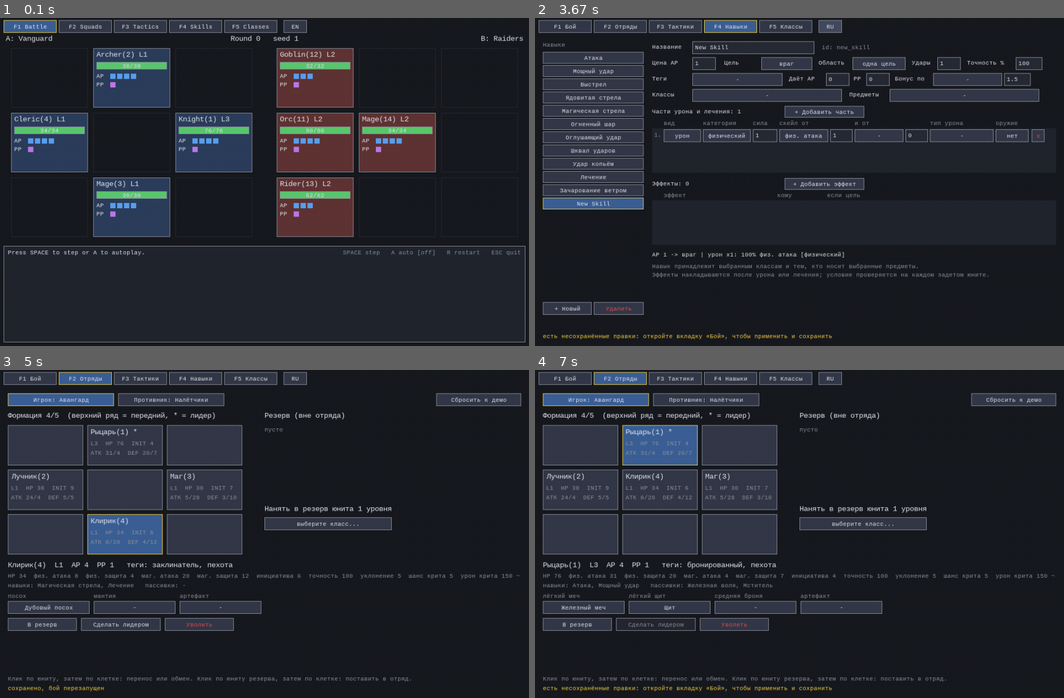
Above: before the commit, frames 1-4 (two rows, left to right).
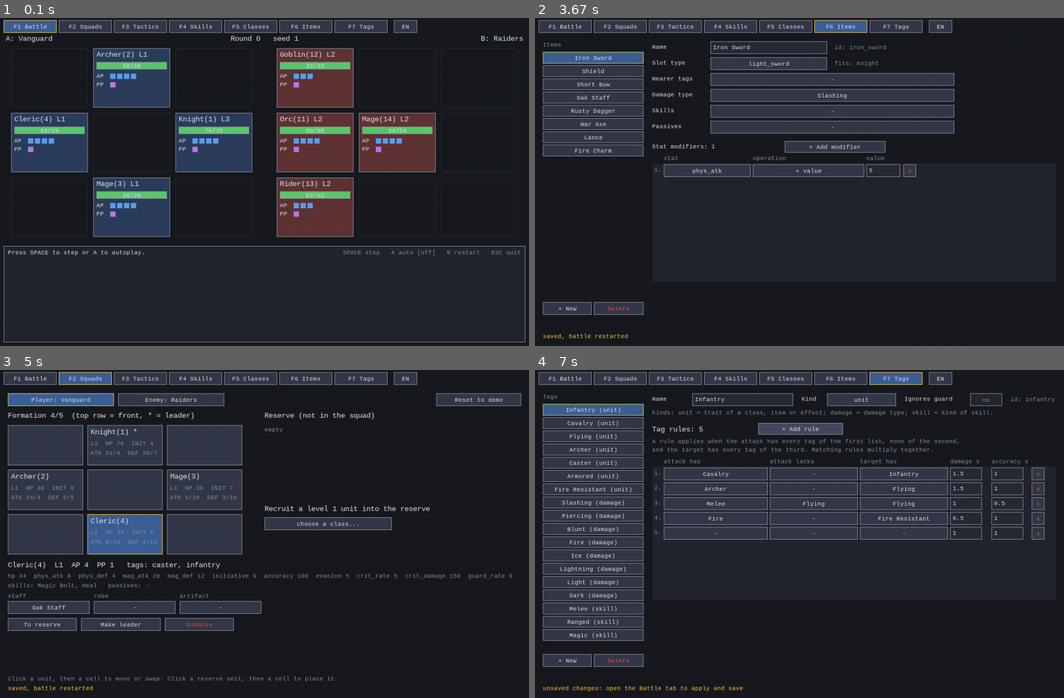
Above: after the commit, the same moments.

Repository: ler1223/MYUO
Game: pygame game, started from demo_pygame.py
The game is run twice, just before and just after one commit, with the same random seed, the same clock (stepped at 60 frames per second) and the same inputs.
Inputs (mouse positions are in pixels of both pictures, inside the frame that each line leads up to):
- Up to frame 1 (0.1 s): no input
- Up to frame 2 (3.67 s): tap Space at 0.33, 1.73, 2.03 s; click "F3 Tactics" at 0.72 s; click "F4 Skills" at 1.05 s; click "single" at 1.38 s; click (804, 218) at 2.27 s; click "+ New" at 2.6 s; click (714, 73) at 2.93 s; click (937, 152) at 3.27 s; click (841, 27) at 3.6 s, where only the run after the commit has a clickable "F6 Items"
- Up to frame 3 (5 s): click (31, 661) at 3.93 s, where only the run after the commit has a clickable "+ New"; click (100, 422) at 4.27 s; click (84, 379) at 4.6 s, where only the run after the commit has a clickable "F2 Squads"; click (111, 514) at 4.93 s
- Up to frame 4 (7 s): click (683, 507) at 5.27 s; click (635, 655) at 5.6 s; click (894, 379) at 5.93 s, where only the run after the commit has a clickable "F7 Tags"; click (746, 520) at 6.27 s; click (672, 448) at 6.6 s; click (799, 429) at 6.93 s, where only the run after the commit has a clickable "+ Add rule"

The runs differ from the first frame. In frame 1, 0.9% of the frame differs, in the area x 52-79%, y 0-5%; in frame 2, 19%; in frame 3, 3.7%; in frame 4, 31%, in the area x 1-99%, y 0-99%.

Commit message:
Window: equipment editor, tag and rule editor; feature list updated
- Item editor: slot type, stat modifiers, wearer tags, weapon damage type,
  granted skills and passives; create and delete items.
- Tag editor: tags of three kinds, the unblockable flag for damage types and
  the table of tag rules (damage and accuracy multipliers).
- Dropdown search ranks exact and prefix matches first.
- FEATURES.md rewritten for the new stats, formulas, tags and editors.

Co-Authored-By: Claude Opus 5.5 <noreply@anthropic.com>

Diff:
--- a/data/lang/ru.json
+++ b/data/lang/ru.json
@@ -267,5 +267,28 @@
   "Equipment slots: {n}": "Слоты снаряжения: {n}",
   "+ add slot...": "+ добавить слот...",
   "(remove slot)": "(убрать слот)",
-  "Default tactics (given to new units of the class)": "Тактики по умолчанию (их получают новые юниты класса)"
+  "Default tactics (given to new units of the class)": "Тактики по умолчанию (их получают новые юниты класса)",
+  "Slot type": "Тип слота",
+  "fits": "подходит",
+  "Wearer tags": "Теги носителю",
+  "Damage type": "Тип урона",
+  "Stat modifiers: {n}": "Модификаторы статов: {n}",
+  "+ Add modifier": "+ Добавить модификатор",
+  "operation": "операция",
+  "value": "значение",
+  "+ value": "+ число",
+  "+ share (0.2 = +20%)": "+ доля (0.2 = +20%)",
+  "x multiplier": "x множитель",
+  "Kind": "Вид",
+  "Ignores guard": "Мимо блока",
+  "Kinds: unit = trait of a class, item or effect; damage = damage type; skill = kind of skill.": "Виды: юнит = особенность класса, предмета или эффекта; урон = тип урона; навык = вид навыка.",
+  "Tag rules: {n}": "Правила тегов: {n}",
+  "A rule applies when the attack has every tag of the first list, none of the second,": "Правило срабатывает, когда у атаки есть все теги из первого списка, нет ни одного из второго,",
+  "and the target has every tag of the third. Matching rules multiply together.": "а у цели есть все теги из третьего. Совпавшие правила перемножаются.",
+  "attack has": "у атаки есть",
+  "attack lacks": "у атаки нет",
+  "target has": "у цели есть",
+  "damage x": "урон x",
+  "accuracy x": "точность x",
+  "unit": "юнит"
 }
--- a/demo_pygame.py
+++ b/demo_pygame.py
@@ -25,6 +25,7 @@
 from game.unit import Unit
 from pygame_data_editors import ClassEditor
 from pygame_editors import SkillEditor, SquadEditor, TacticsEditor
+from pygame_item_editors import ItemEditor, TagEditor
 from pygame_ui import BG, DIM, GREEN, HEIGHT, PANEL, RED, SLOT, TEXT, UI, WIDTH, YELLOW, fit, load_fonts
 
 FPS = 60
@@ -123,6 +124,8 @@
             ("Tactics", TacticsEditor()),
             ("Skills", SkillEditor()),
             ("Classes", ClassEditor()),
+            ("Items", ItemEditor()),
+            ("Tags", TagEditor()),
         ]
 
     def _load_setup(self, lang: Optional[str]) -> Scenario:
--- /dev/null
+++ b/pygame_item_editors.py
@@ -0,0 +1,212 @@
+"""Экраны редакторов справочника: снаряжение, теги и правила их взаимодействия."""
+from __future__ import annotations
+
+import copy
+from typing import Optional
+
+import pygame
+
+from game.definitions import CATEGORIES
+from game.editing import new_item_data, new_rule_data, new_tag_data
+from game.stats import ModOp, Stat
+from game.tags import TAG_DAMAGE, TAG_KINDS, TAG_UNIT
+from pygame_data_editors import list_buttons
+from pygame_editors import FORM_X, ROW_H, TOP, EditorHost, apply, entity_list, named, plain, tag_options
+from pygame_ui import DIM, PANEL, RED, UI, WIDTH
+
+MODIFIER_ROWS = 8
+RULE_ROWS = 9
+# Подписи операций модификатора: FLAT прибавляет число, PERCENT_ADD долю (0.2 = +20%), PERCENT_MULT умножает.
+OP_LABELS = {ModOp.FLAT: "+ value", ModOp.PERCENT_ADD: "+ share (0.2 = +20%)", ModOp.PERCENT_MULT: "x multiplier"}
+
+
+class ItemEditor:
+    """Предмет: слот, модификаторы статов, теги носителю, тип урона оружия, навыки и пассивки."""
+
+    def __init__(self) -> None:
+        self.item_id: Optional[str] = None
+
+    def draw(self, ui: UI, app: EditorHost) -> None:
+        db = app.db
+        if self.item_id not in db.items:
+            self.item_id = next(iter(db.items), None)
+        if self.item_id is not None:
+            self._draw_form(ui, app, self.item_id)
+        ui.text(ui.t("Items"), 16, TOP, DIM, "small")
+        clicked = entity_list(ui, "items", named(ui, db.items.values()), self.item_id, TOP + 20, 18)
+        if clicked is not None:
+            self.item_id = clicked
+        new, delete = list_buttons(ui, self.item_id is not None)
+        if new:
+            self.item_id = db.create("items", "New Item", new_item_data(db))
+            app.data_changed()
+        elif delete:
+            db.delete("items", self.item_id)  # с юнитов предмет снимется сам
+            app.data_changed()
+
+    def _draw_form(self, ui: UI, app: EditorHost, item_id: str) -> None:
+        t, db, x = ui.t, app.db, FORM_X
+        data = db.items[item_id].to_dict()
+        new = copy.deepcopy(data)
+        key = ("item", item_id)
+
+        ui.text(t("Name"), x, TOP + 4, font="small")
+        name = ui.text_input((key, "name"), pygame.Rect(x + 110, TOP, 220, 24), data["name"])
+        if name:
+            new["name"] = name
+        ui.text(f"id: {item_id}", x + 344, TOP + 5, DIM, "small")
+
+        ui.text(t("Slot type"), x, TOP + 34, font="small")
+        picked = ui.dropdown((key, "slot"), pygame.Rect(x + 110, TOP + 30, 220, 24), plain(ui, db.slot_types), data["slot"])
+        if picked is not None:
+            new["slot"] = picked
+        wearers = [t(u.name) for u in db.units.values() if data["slot"] in u.slots]
+        ui.text(f"{t('fits')}: {', '.join(wearers) or '-'}", x + 344, TOP + 35, DIM, "small", WIDTH - x - 360)
+
+        lists = (
+            ("tags", "Wearer tags", tag_options(ui, db, TAG_UNIT)),
+            ("damage_tags", "Damage type", tag_options(ui, db, TAG_DAMAGE)),
+            ("skills", "Skills", named(ui, db.skills.values())),
+            ("passives", "Passives", named(ui, db.passives.values())),
+        )
+        for row, (field, label, choices) in enumerate(lists):
+            ry = TOP + 60 + row * 30
+            ui.text(t(label), x, ry + 4, font="small")
+            picked = ui.multiselect((key, field), pygame.Rect(x + 110, ry, 460, 24), choices, data[field])
+            if picked is not None:
+                new[field] = picked
+
+        # Модификаторы статов
+        y = TOP + 60 + len(lists) * 30 + 8
+        modifiers = data["modifiers"]
+        ui.text(t("Stat modifiers: {n}", n=len(modifiers)), x, y + 4, font="small")
+        if ui.button(t("+ Add modifier"), pygame.Rect(x + 250, y, 190, 22)):
+            new["modifiers"] = modifiers + [{"stat": Stat.PHYS_ATK.value, "op": ModOp.FLAT.value, "value": 1}]
+        for label, offset in (("stat", 22), ("operation", 190), ("value", 404)):
+            ui.text(t(label), x + offset, y + 26, DIM, "small")
+        y += 44
+        area = pygame.Rect(x, y - 2, WIDTH - x - 16, MODIFIER_ROWS * ROW_H)
+        pygame.draw.rect(ui.screen, PANEL, area)
+        offset = ui.scroll((key, "modifiers"), area, len(modifiers), MODIFIER_ROWS)
+        stat_choices = plain(ui, (s.value for s in Stat))
+        op_choices = [(op.value, t(label)) for op, label in OP_LABELS.items()]
+        for row, index in enumerate(range(offset, min(len(modifiers), offset + MODIFIER_ROWS))):
+            mod = modifiers[index]
+            edited = dict(mod)
+            ry, mkey = y + row * ROW_H, (key, "mod", index)
+            ui.text(f"{index + 1}.", x + 4, ry + 4, DIM, "small")
+            picked = ui.dropdown((mkey, "stat"), pygame.Rect(x + 22, ry, 164, 24), stat_choices, mod["stat"])
+            if picked is not None:
+                edited["stat"] = picked
+            picked = ui.dropdown((mkey, "op"), pygame.Rect(x + 190, ry, 210, 24), op_choices, mod["op"])
+            if picked is not None:
+                edited["op"] = picked
+            value = ui.number_input((mkey, "value"), pygame.Rect(x + 404, ry, 64, 24), mod["value"], -9999, 9999, False)
+            if value is not None:
+                edited["value"] = value
+            if ui.button("x", pygame.Rect(x + 474, ry, 24, 24), color=RED):
+                new["modifiers"] = modifiers[:index] + modifiers[index + 1:]
+            elif edited != mod:
+                new["modifiers"] = modifiers[:index] + [edited] + modifiers[index + 1:]
+
+        if new != data:
+            apply(app, "items", item_id, new)
+
+
+class TagEditor:
+    """Теги и таблица правил: какие теги атаки по каким тегам цели меняют урон и точность."""
+
+    def __init__(self) -> None:
+        self.tag_id: Optional[str] = None
+
+    def draw(self, ui: UI, app: EditorHost) -> None:
+        t, db = ui.t, app.db
+        if self.tag_id not in db.tags:
+            self.tag_id = next(iter(db.tags), None)
+        if self.tag_id is not None:
+            self._draw_tag(ui, app, self.tag_id)
+        self._draw_rules(ui, app)
+        ui.text(t("Tags"), 16, TOP, DIM, "small")
+        entries = [(tag.id, f"{t(tag.name)} ({t(tag.kind)})") for tag in db.tags.values()]
+        clicked = entity_list(ui, "tags", entries, self.tag_id, TOP + 20, 18)
+        if clicked is not None:
+            self.tag_id = clicked
+        new, delete = list_buttons(ui, self.tag_id is not None)
+        if new:
+            self.tag_id = db.create("tags", "New Tag", new_tag_data())
+            app.data_changed()
+        elif delete:
+            db.delete("tags", self.tag_id)  # тег уходит из классов, предметов, навыков и правил
+            app.data_changed()
+
+    def _draw_tag(self, ui: UI, app: EditorHost, tag_id: str) -> None:
+        t, db, x = ui.t, app.db, FORM_X
+        data = db.tags[tag_id].to_dict()
+        new = dict(data)
+        key = ("tag", tag_id)
+        ui.text(t("Name"), x, TOP + 4, font="small")
+        name = ui.text_input((key, "name"), pygame.Rect(x + 76, TOP, 190, 24), data["name"])
+        if name:
+            new["name"] = name
+        ui.text(t("Kind"), x + 282, TOP + 4, font="small")
+        picked = ui.dropdown((key, "kind"), pygame.Rect(x + 330, TOP, 130, 24), plain(ui, TAG_KINDS), data["kind"])
+        if picked is not None:
+            new["kind"] = picked
+        is_damage = data["kind"] == TAG_DAMAGE
+        ui.text(t("Ignores guard"), x + 476, TOP + 4, font="small")
+        if ui.button(t("yes") if data["unblockable"] else t("no"), pygame.Rect(x + 600, TOP, 60, 24),
+                     data["unblockable"], enabled=is_damage):
+            new["unblockable"] = not data["unblockable"]
+        ui.text(f"id: {tag_id}", x + 676, TOP + 5, DIM, "small")
+        ui.text(t("Kinds: unit = trait of a class, item or effect; damage = damage type; skill = kind of skill."),
+                x, TOP + 30, DIM, "small")
+        if new != data:
+            apply(app, "tags", tag_id, new)
+
+    def _draw_rules(self, ui: UI, app: EditorHost) -> None:
+        t, db, x = ui.t, app.db, FORM_X
+        y = TOP + 56
+        rules = [rule.to_dict() for rule in db.rules]
+        new_rules = None
+        ui.text(t("Tag rules: {n}", n=len(rules)), x, y + 4)
+        if ui.button(t("+ Add rule"), pygame.Rect(x + 200, y, 160, 22)):
+            new_rules = rules + [new_rule_data()]
+        ui.text(t("A rule applies when the attack has every tag of the first list, none of the second,"),
+                x, y + 28, DIM, "small")
+        ui.text(t("and the target has every tag of the third. Matching rules multiply together."),
+                x, y + 44, DIM, "small")
+        for label, offset in (("attack has", 22), ("attack lacks", 222), ("target has", 392),
+                              ("damage x", 562), ("accuracy x", 640)):
+            ui.text(t(label), x + offset, y + 66, DIM, "small")
+        y += 84
+        area = pygame.Rect(x, y - 2, WIDTH - x - 16, RULE_ROWS * ROW_H)
+        pygame.draw.rect(ui.screen, PANEL, area)
+        offset = ui.scroll("tag-rules", area, len(rules), RULE_ROWS)
+        # Атака несёт теги навыка, типа урона, оружия, эффектов и самого атакующего, плюс категорию урона.
+        attack_choices = [*named(ui, db.tags.values()), *plain(ui, CATEGORIES)]
+        target_choices = tag_options(ui, db, TAG_UNIT)
+        for row, index in enumerate(range(offset, min(len(rules), offset + RULE_ROWS))):
+            rule = rules[index]
+            edited = copy.deepcopy(rule)
+            ry, rkey = y + row * ROW_H, ("tag-rule", index)
+            ui.text(f"{index + 1}.", x + 4, ry + 4, DIM, "small")
+            for field, fx, width, choices in (("attack", 22, 196, attack_choices),
+                                              ("attack_not", 222, 166, attack_choices),
+                                              ("target", 392, 166, target_choices)):
+                picked = ui.multiselect((rkey, field), pygame.Rect(x + fx, ry, width, 24), choices, rule[field])
+                if picked is not None:
+                    edited[field] = picked
+            for field, fx in (("damage", 562), ("hit", 640)):
+                value = ui.number_input((rkey, field), pygame.Rect(x + fx, ry, 60, 24), rule[field], 0, 100, False)
+                if value is not None:
+                    edited[field] = value
+            if ui.button("x", pygame.Rect(x + 716, ry, 24, 24), color=RED):
+                new_rules = rules[:index] + rules[index + 1:]
+            elif edited != rule:
+                new_rules = rules[:index] + [edited] + rules[index + 1:]
+        if new_rules is not None:
+            try:
+                db.set_rules(new_rules)
+                app.data_changed()
+            except (ValueError, KeyError, TypeError) as error:
+                app.message = str(error)
--- a/pygame_ui.py
+++ b/pygame_ui.py
@@ -72,8 +72,13 @@
     scroll: int = 0
 
     def filtered(self) -> list[Option]:
+        """Варианты, содержащие поисковую строку: сначала точное совпадение, затем начало названия."""
         needle = self.search.casefold()
-        return [o for o in self.options if needle in o[1].casefold()]
+        found = [o for o in self.options if needle in o[1].casefold()]
+        if not needle:
+            return found
+        rank = lambda o: (o[1].casefold() != needle, not o[1].casefold().startswith(needle))
+        return sorted(found, key=rank)
 
 
 class UI:
Not shown, changed: FEATURES.md
